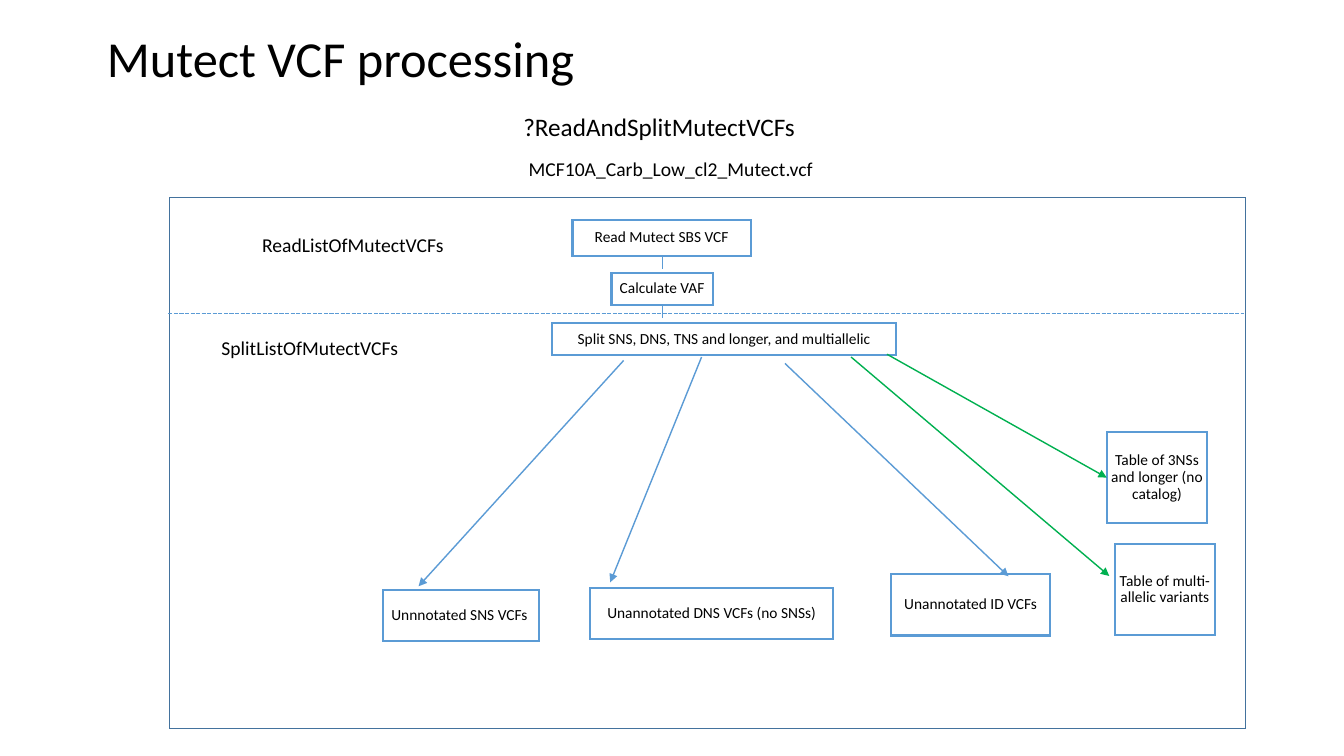
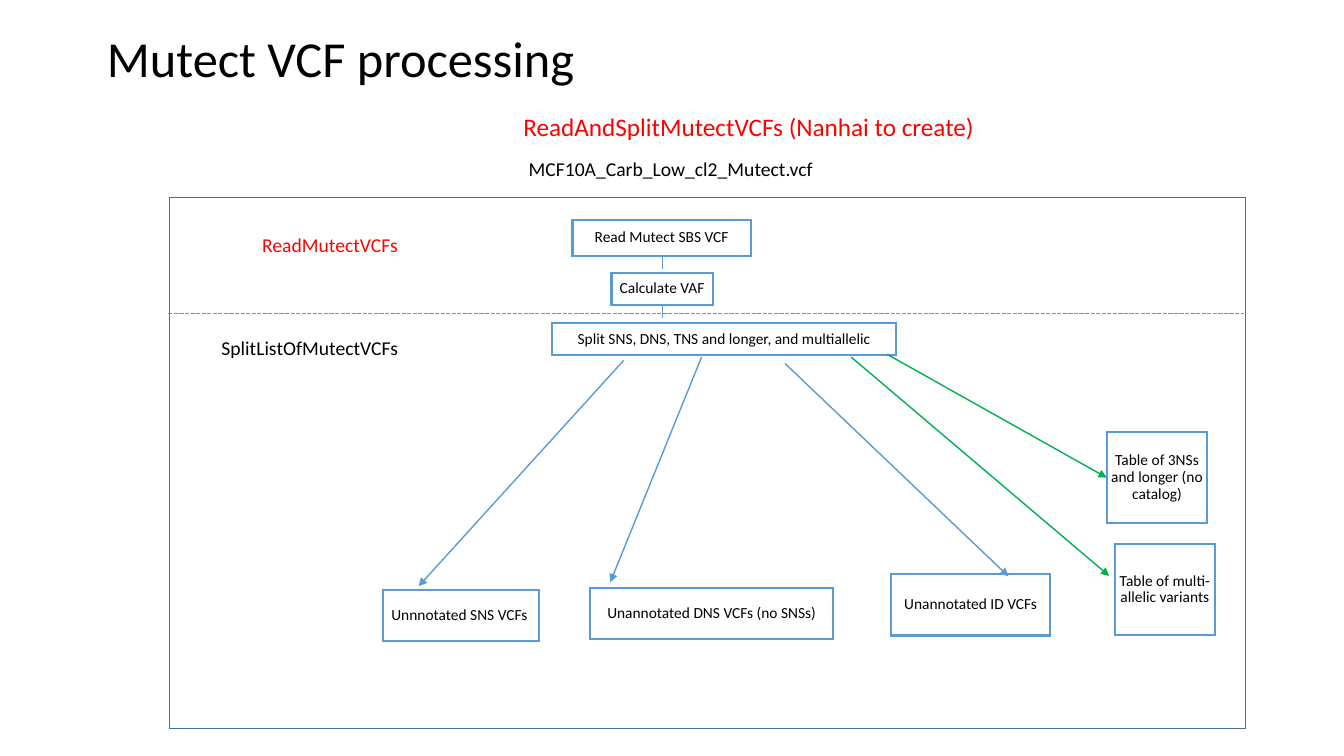
Before and after one commit to steverozen/ICAMS, a slide deck: slide 2 of data-raw/ICAMS-overview.pptx. Drawn at 1344x756 pixels with LibreOffice and Linux fonts; fonts in the diff are those of the drawing. Boxes give left, top, right and bottom in pixels: in the first picture for what was removed or moved away, otherwise in the second. Text is boxed around its words. In the diff, an @@ line names an element or a change of style, - is before the commit and + after.

```diff
--- a/data-raw/ICAMS-overview.pptx
+++ b/data-raw/ICAMS-overview.pptx
@@ text at [523, 118, 974, 140]: text changed; text colour #000000 to #FF0000 @@
-?ReadAndSplitMutectVCFs
+ReadAndSplitMutectVCFs (Nanhai to create)
@@ text at [262, 238, 398, 252]: text changed; text colour #000000 to #FF0000 @@
-ReadListOfMutectVCFs
+ReadMutectVCFs
```
Also in this commit, not shown: 3 other slides changed, 7 other files.
